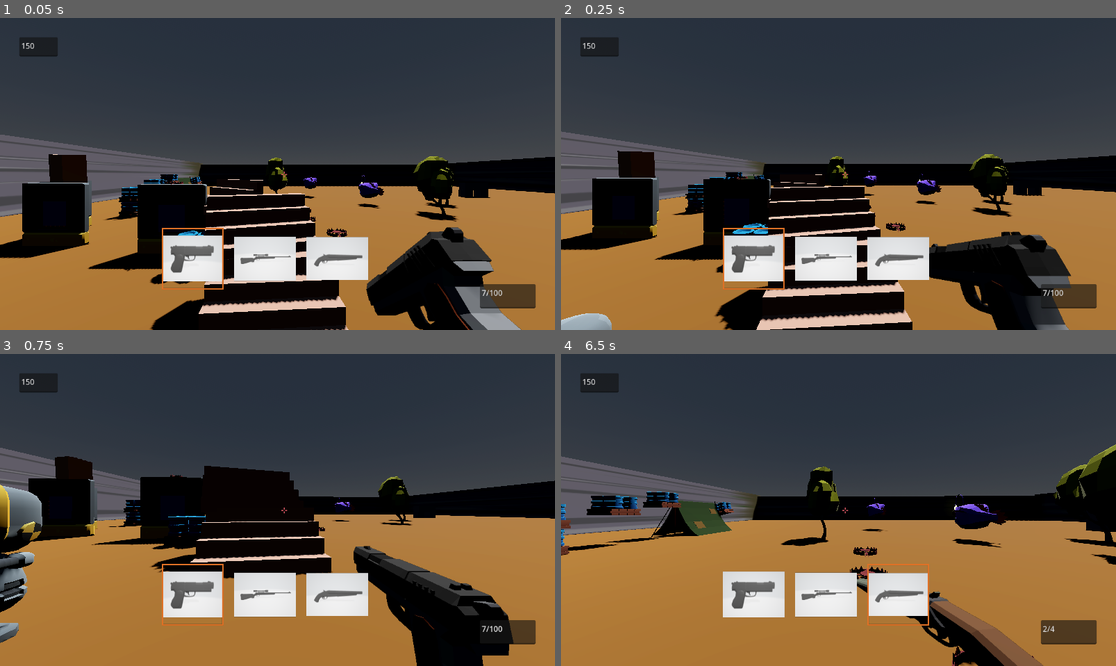
Above: before the commit, frames 1-4 (two rows, left to right).
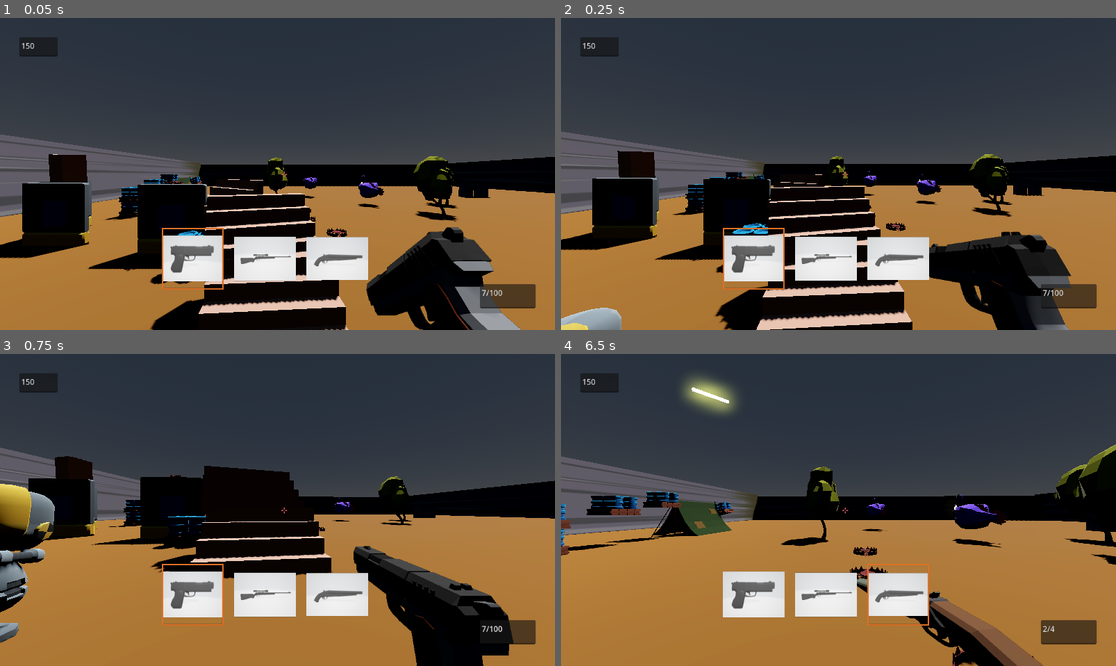
Above: after the commit, the same moments.

Repository: pixelcrust/godotfps
Game: Godot game, scene res://world.tscn
Same seed, same stepped clock (60 frames per second), same inputs: the game is played once before the commit and once after it.
Inputs (mouse positions are in pixels of both pictures, inside the frame that each line leads up to):
- Up to frame 1 (0.05 s): no input
- Up to frame 2 (0.25 s): no input
- Up to frame 3 (0.75 s): move the mouse to (305, 510) at 0.52 s; hold W (key_forward) from 0.53 s (still down); hold F (Interact) from 0.53 s (still down)
- Up to frame 4 (6.5 s): tap Space (key_jump) at 0.77, 1.52, 3.02, 3.77, 4.52, 6.02 s; move the mouse to (810, 510) at 1.27 s; release F (Interact) at 1.28 s; tap Ctrl (key_crouch) at 1.35 s; move the mouse to (849, 503) at 2.02 s; tap Tab (key_next_weapon) at 2.1, 5.85 s; move the mouse to (832, 516) at 2.77 s; tap Shift (key_run) at 2.85 s; move the mouse to (877, 513) at 3.52 s; click (877, 513) at 3.6 s; move the mouse to (794, 506) at 4.27 s; tap F (Interact) at 4.35 s; move the mouse to (844, 510) at 5.02 s; hold Ctrl (key_crouch) 5.03-5.78 s; move the mouse to (816, 503) at 5.77 s; release W (key_forward) at 5.78 s; hold D (key_right) from 5.78 s (still down)

Frame 1 is identical in both runs. In frame 2, 0.3% of the frame differs, in the area x 0-11%, y 92-100%; in frame 3, 1.6%, in the area x 0-10%, y 41-82%; in frame 4, 0.9%.

Commit message:
bones for robot

Diff:
--- a/Player.gd
+++ b/Player.gd
@@ -339,12 +339,12 @@
 
 func _on_bone_head_bodypart_hit(dmg):
 	hp -= dmg
-	set_rooted(1)
+	#set_rooted(1)
 
 
 func _on_bone_body_bodypart_hit(dmg):
 	hp -= dmg
-	set_rooted(1)
+	#set_rooted(1)
 
 
 
--- a/Scenes/enemy_dummy.tscn
+++ b/Scenes/enemy_dummy.tscn
@@ -1,14 +1,24 @@
-[gd_scene load_steps=7 format=3 uid="uid://cr6ja57rxo2pm"]
+[gd_scene load_steps=10 format=3 uid="uid://cr6ja57rxo2pm"]
 
+[ext_resource type="Script" path="res://Scripts/enemy_dummy.gd" id="1_agd2i"]
 [ext_resource type="ArrayMesh" uid="uid://ctm774idm6dni" path="res://addons/kaykit_prototype_bits/Assets/obj/Dummy_Base.obj" id="1_f5bav"]
-[ext_resource type="Script" path="res://Scenes/enemy_dummy.gd" id="1_uae0y"]
 [ext_resource type="ArrayMesh" uid="uid://bl8tkvfj84v7c" path="res://addons/kaykit_prototype_bits/Assets/obj/Dummy_Base_Dummy_Body.obj" id="2_r6n3q"]
 [ext_resource type="ArrayMesh" uid="uid://qv7g7ufny12l" path="res://addons/kaykit_prototype_bits/Assets/obj/Dummy_Base_Dummy_Body_Dummy_Head.obj" id="3_fgguw"]
 [ext_resource type="ArrayMesh" uid="uid://c1l5anooo8g2d" path="res://addons/kaykit_prototype_bits/Assets/obj/Dummy_Base_Dummy_Body_Dummy_ArmLeft.obj" id="4_81hfi"]
 [ext_resource type="ArrayMesh" uid="uid://bvusfqurfcyjm" path="res://Models/Item/Pistol_1.obj" id="5_31422"]
+[ext_resource type="Script" path="res://Scripts/bodypart.gd" id="5_emdjp"]
+
+[sub_resource type="CapsuleShape3D" id="CapsuleShape3D_17am3"]
+radius = 0.445306
+height = 1.08753
+
+[sub_resource type="CapsuleShape3D" id="CapsuleShape3D_d0pkj"]
+radius = 0.358898
+height = 0.86842
 
 [node name="Node3D" type="CharacterBody3D"]
-script = ExtResource("1_uae0y")
+collision_layer = 4
+script = ExtResource("1_agd2i")
 
 [node name="base" type="MeshInstance3D" parent="."]
 mesh = ExtResource("1_f5bav")
@@ -22,6 +32,17 @@
 
 [node name="ray_view" type="RayCast3D" parent="base/body/head"]
 transform = Transform3D(-5.21253e-15, -1.19249e-07, -10, 10, -4.37114e-07, 0, -4.37114e-07, -10, 1.19249e-07, 0, 1.74191, 0.204632)
+
+[node name="PhysicalBone3D" type="PhysicalBone3D" parent="base/body/head" groups=["has_hp"]]
+transform = Transform3D(1, 0, 0, 0, 1, 0, 0, 0, 1, 0, 1.66493, 0)
+collision_layer = 2
+collision_mask = 2
+script = ExtResource("5_emdjp")
+damage_multiplier = 2
+
+[node name="CollisionShape3D" type="CollisionShape3D" parent="base/body/head/PhysicalBone3D"]
+transform = Transform3D(1, 0, 0, 0, 1, 0, 0, 0, 1, 0, 0.0217953, 0)
+shape = SubResource("CapsuleShape3D_17am3")
 
 [node name="arm" type="MeshInstance3D" parent="base/body"]
 transform = Transform3D(1.19249e-08, 0, -1, 0, 1, 0, 1, 0, 1.19249e-08, 0.372895, 0, -0.150464)
@@ -39,3 +60,15 @@
 
 [node name="direction_helper" type="Node3D" parent="base/body"]
 transform = Transform3D(1, 0, 0, 0, 1, 0, 0, 0, 1, 0, 0, -0.00127959)
+
+[node name="PhysicalBone3D" type="PhysicalBone3D" parent="base/body" groups=["has_hp"]]
+collision_layer = 2
+collision_mask = 2
+script = ExtResource("5_emdjp")
+
+[node name="CollisionShape3D" type="CollisionShape3D" parent="base/body/PhysicalBone3D"]
+transform = Transform3D(1, 0, 0, 0, 1, 0, 0, 0, 1, 0, 0.751204, 0)
+shape = SubResource("CapsuleShape3D_d0pkj")
+
+[connection signal="bodypart_hit" from="base/body/head/PhysicalBone3D" to="." method="_on_physical_bone_3d_bodypart_hit"]
+[connection signal="bodypart_hit" from="base/body/PhysicalBone3D" to="." method="_on_physical_bone_3d_bodypart_hit"]
--- a/Scenes/player.tscn
+++ b/Scenes/player.tscn
@@ -102,6 +102,7 @@
 
 [node name="CharacterBody3D" type="CharacterBody3D"]
 transform = Transform3D(1, 0, 0, 0, 1, 0, 0, 0, 1, 0, 0.0040685, 0)
+collision_layer = 4
 script = ExtResource("1_sfosh")
 
 [node name="MeshInstance3D" type="MeshInstance3D" parent="."]
--- a/Scenes/enemy_dummy.gd
+++ b/Scripts/enemy_dummy.gd
@@ -10,12 +10,15 @@
 @onready var direction_helper = $base/body/direction_helper
 @onready var head = $base/body/head
 
+@onready var hp_start = 100
+@onready var hp = hp_start
+
 
 
 var player = null
 
-@export var turn_speed_horizontally = 9
-@export var turn_speed_vertically = 9
+@export var turn_speed_horizontally = 11
+@export var turn_speed_vertically = 59
 
 # Get the gravity from the project settings to be synced with RigidBody nodes.
 var gravity = ProjectSettings.get_setting("physics/3d/default_gravity")
@@ -23,7 +26,7 @@
 func _ready():
 
 	player = get_tree().get_nodes_in_group("player")[0]
-
+	timer.connect("timeout",_timeout)
 
 func _physics_process(delta):
 	# Add the gravity.
@@ -32,13 +35,13 @@
 
 	var dir_to_player = rad_to_deg(body.global_position.angle_to(player.global_position))
 
-	#if(ray_view.get_collider() != player):
+	if(ray_view.get_collider() != player):
 		#body.rotate_y(1.0*delta)
-	direction_helper.look_at(player.global_transform.origin,Vector3.UP)
-	body.rotate_y(-deg_to_rad(direction_helper.rotation.y * turn_speed_horizontally*delta))
-	head.rotate_x(-deg_to_rad(direction_helper.rotation.x * turn_speed_vertically*delta))
-	arm.rotate_x(-deg_to_rad(direction_helper.rotation.x * turn_speed_vertically*delta))
-	timer.connect("timeout",_timeout)
+		direction_helper.look_at(player.global_transform.origin,Vector3.UP)
+		body.rotate_y(-deg_to_rad(direction_helper.rotation.y * turn_speed_horizontally*delta))
+		head.rotate_x(-deg_to_rad(direction_helper.rotation.x * turn_speed_vertically*delta))
+		arm.rotate_x(-deg_to_rad(direction_helper.rotation.x * turn_speed_vertically*delta))
+
 
 func _timeout():
 	shoot()
@@ -48,3 +51,7 @@
 	new_bullet.position = barrel.global_position
 	new_bullet.transform.basis = gun.global_transform.basis
 	get_tree().root.get_children()[0].add_child(new_bullet);
+
+
+func _on_physical_bone_3d_bodypart_hit(dmg):
+	hp-=dmg
--- a/bullet.gd
+++ b/bullet.gd
@@ -21,7 +21,7 @@
 func _physics_process(delta):
 	position += transform.basis * Vector3(SPEED,0+abweichung_y,0+abweichung_x)*delta
 	if raycast.is_colliding():
-		#print("raycast collision with:" + str(raycast.get_collider()) )
+		print("raycast collision with:" + str(raycast.get_collider()) )
 		mesh.visible = false
 		particles.emitting = true
 		if(raycast.get_collider().is_in_group("has_hp")):
